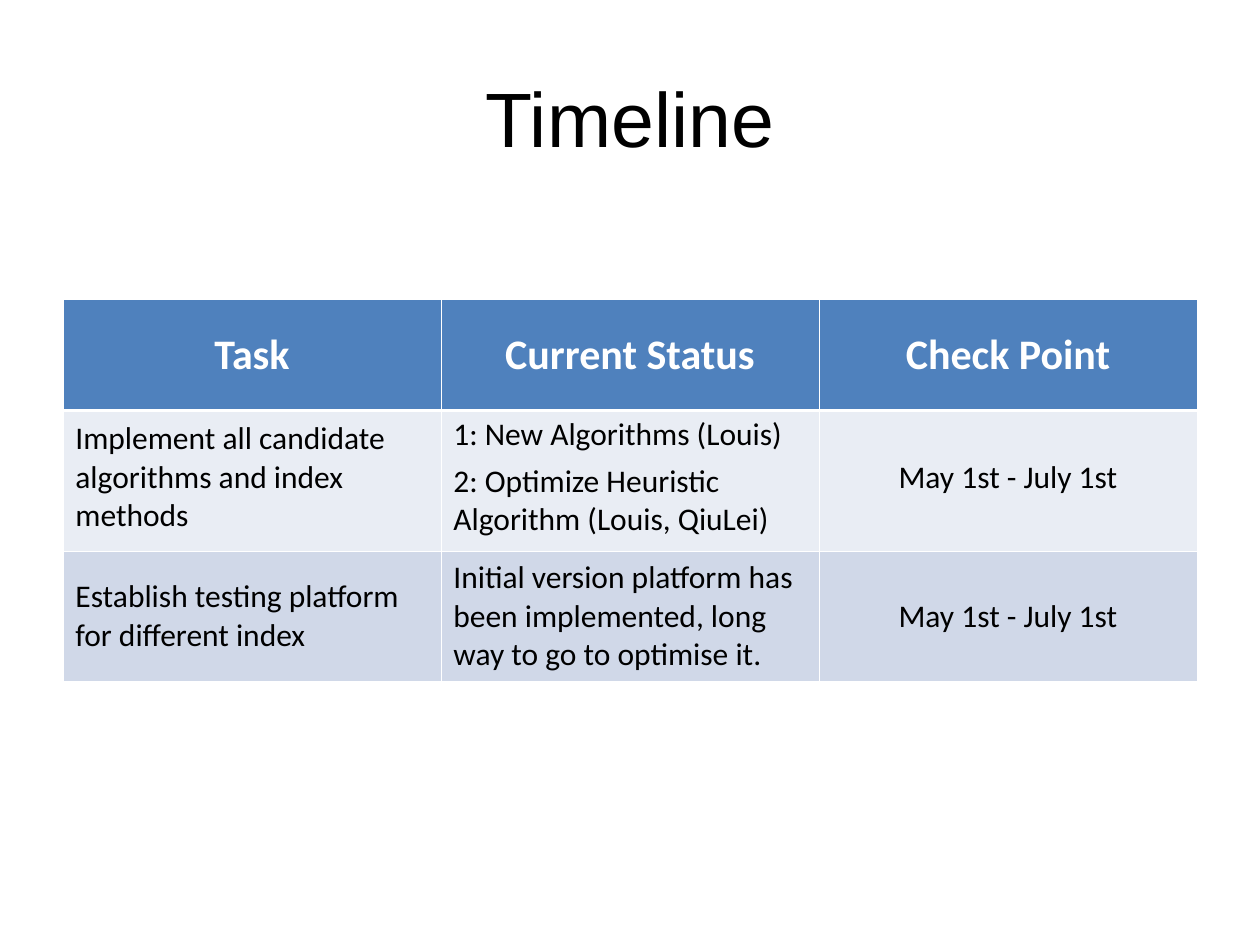
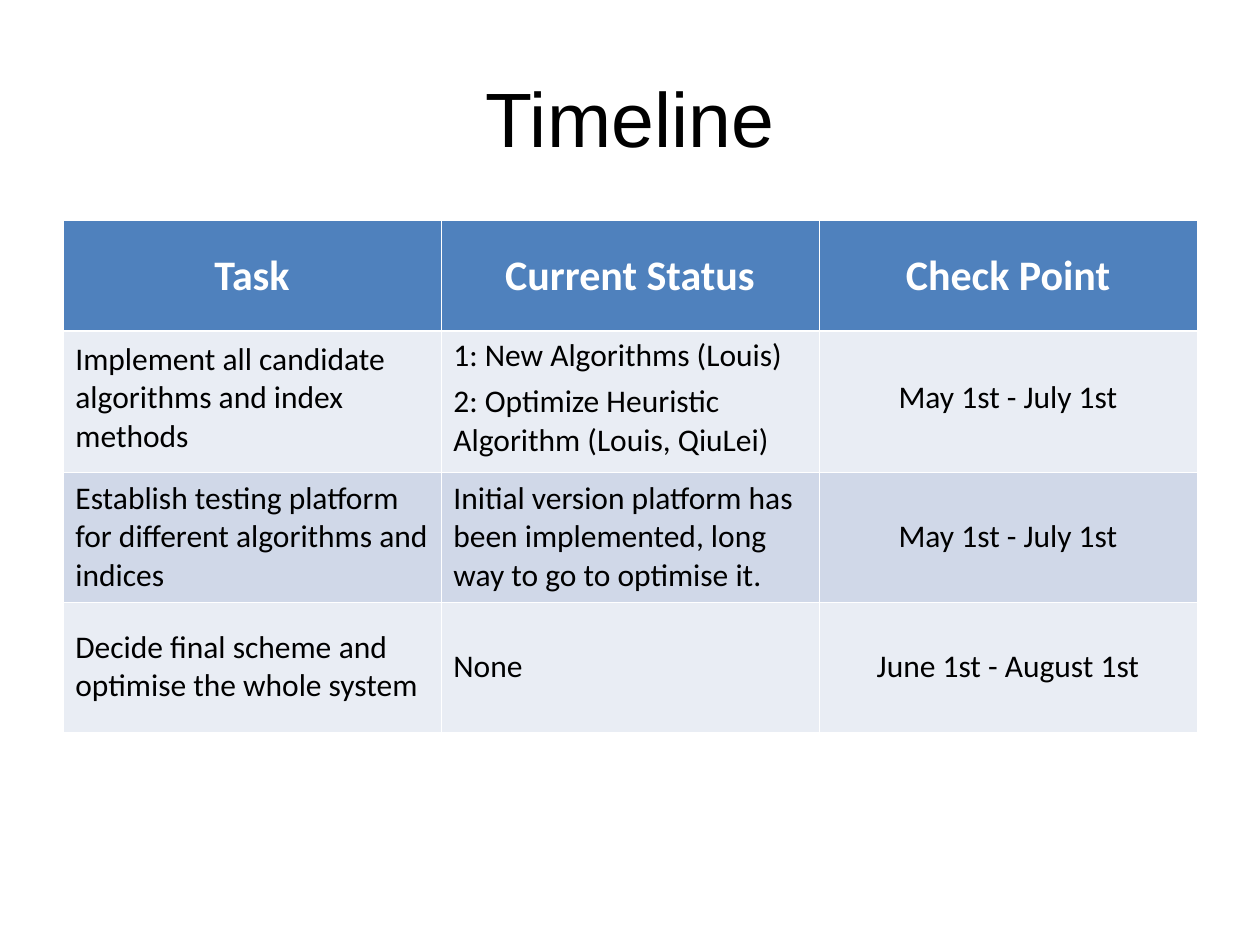
Before and after one commit to xdoobx/2014demo, a slide deck: slide 5 of docs/currentwork_05_06_2014.ppt. Drawn at 1260x945 pixels with LibreOffice and Linux fonts; fonts in the diff are those of the drawing. Boxes give left, top, right and bottom in pixels: in the first picture for what was removed or moved away, otherwise in the second. Text is boxed around its words. In the diff, an @@ line names an element or a change of style, - is before the commit and + after.

```diff
--- a/docs/currentwork_05_06_2014.ppt
+++ b/docs/currentwork_05_06_2014.ppt
@@ table: place and size @@
-table at (63,300,1197,411)
+table at (63,220,1197,331)
@@ table at (63,324,1197,732) @@
-row 2: Establish testing platform for different index | Initial version platform has been implemented, long way to go to optimise it. | May 1st - July 1st
+row 2: Establish testing platform for different algorithms and indices | Initial version platform has been implemented, long way to go to optimise it. | May 1st - July 1st
+row 3: Decide final scheme and optimise the whole system | None | June 1st - August 1st
@@ table: place and size @@
-table at (63,403,1197,680)
+table at (63,324,1197,732)
```
Also in this commit, not shown: 1 slide added, 1 slide removed, 7 other files.
